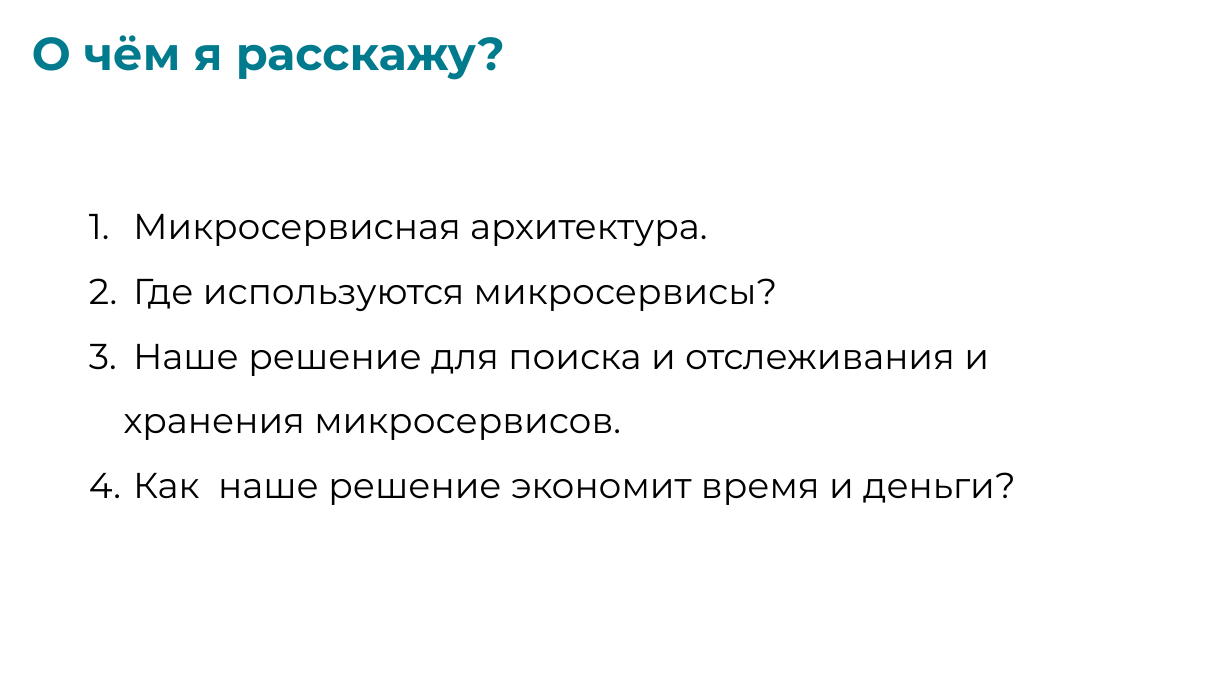
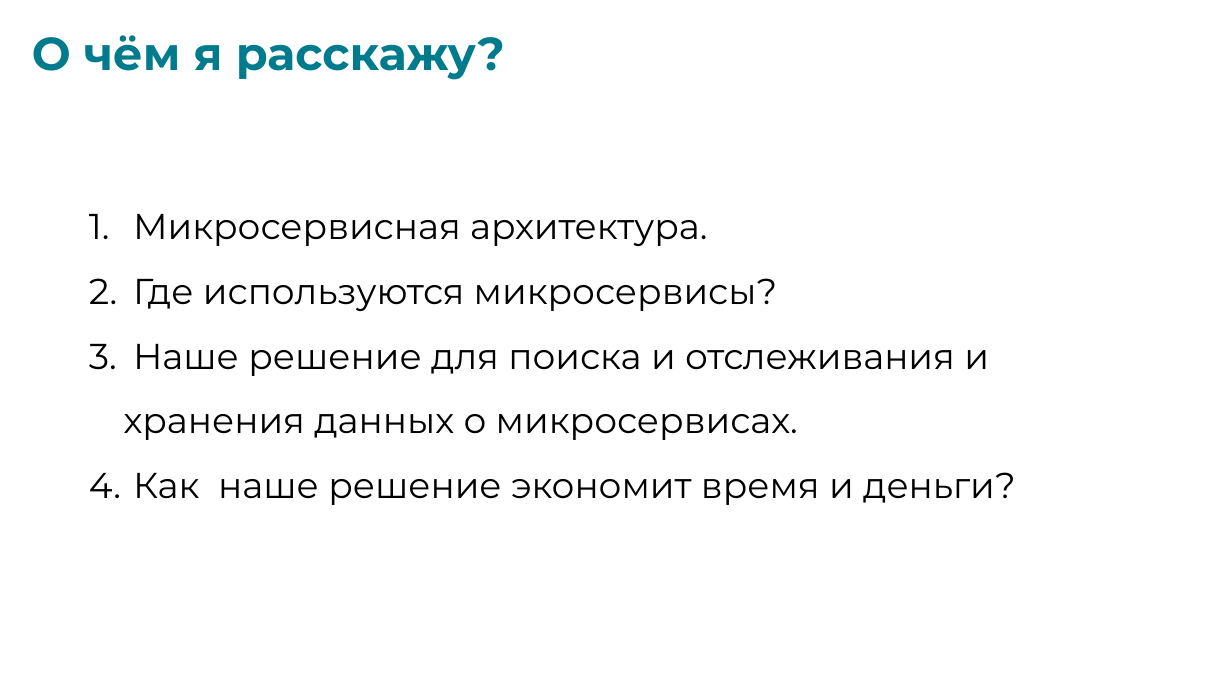
Before and after one commit to vapersan/changellenge, a slide deck: slide 2 of prezentation/HSM.pptx. Drawn at 1232x693 pixels with LibreOffice and Linux fonts; fonts in the diff are those of the drawing. Boxes give left, top, right and bottom in pixels: in the first picture for what was removed or moved away, otherwise in the second. Text is boxed around its words. In the diff, an @@ line names an element or a change of style, - is before the commit and + after.

Commit message:
[FIX] Prezentation

```diff
--- a/prezentation/HSM.pptx
+++ b/prezentation/HSM.pptx
@@ text at (x1=124, y1=344, x2=989, y2=440): text changed @@
-3. Наше решение для поиска и отслеживания и хранения микросервисов.
+3. Наше решение для поиска и отслеживания и хранения данных о микросервисах.
```
